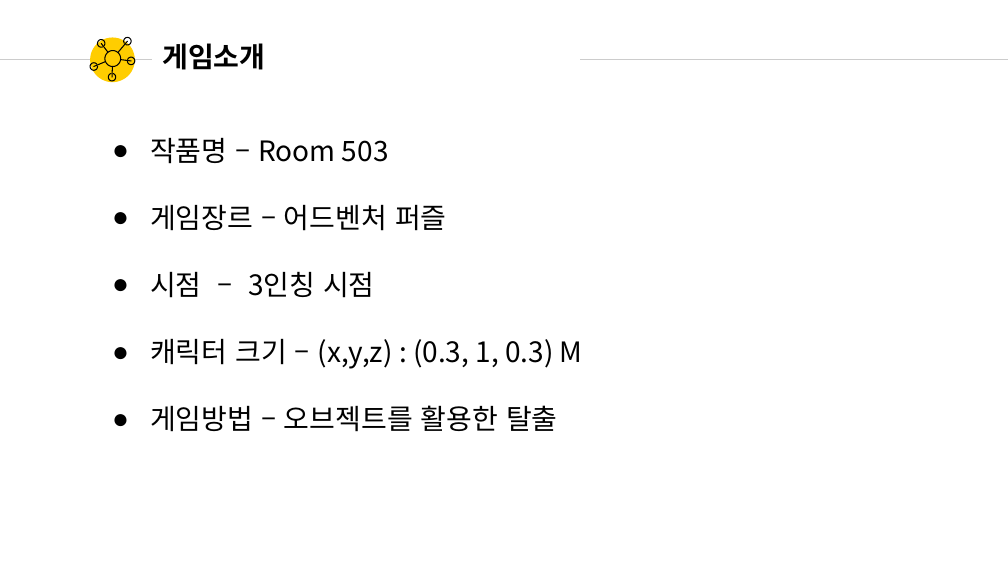
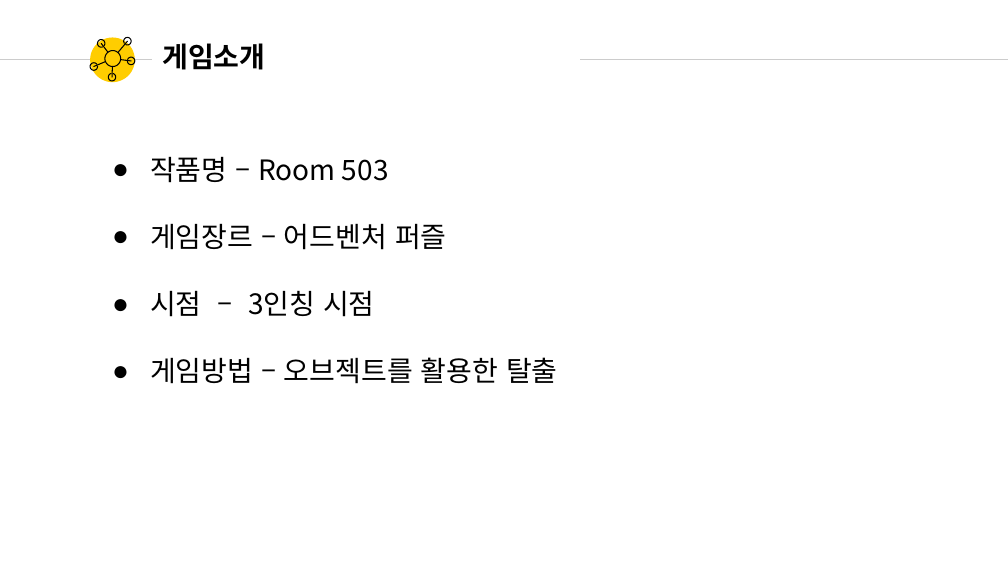
Before and after one commit to YKTeam/Room503, a slide deck: slide 3 of Document/Room503_중간발표.pptx. Drawn at 1008x567 pixels with LibreOffice and Linux fonts; fonts in the diff are those of the drawing. Boxes give left, top, right and bottom in pixels: in the first picture for what was removed or moved away, otherwise in the second. Text is boxed around its words. In the diff, an @@ line names an element or a change of style, - is before the commit and + after.

```diff
--- a/Document/Room503_중간발표.pptx
+++ b/Document/Room503_중간발표.pptx
@@ text "작품명 – Room 503" moved from (x1=150, y1=137, x2=583, y2=432) to (x1=150, y1=156, x2=558, y2=384) @@
@@ text at (x1=150, y1=338, x2=583, y2=369): paragraph removed @@
-● 캐릭터 크기 – (x,y,z) : (0.3, 1, 0.3) M
```
Also in this commit, not shown: 2 other slides changed, 1 slide removed.
